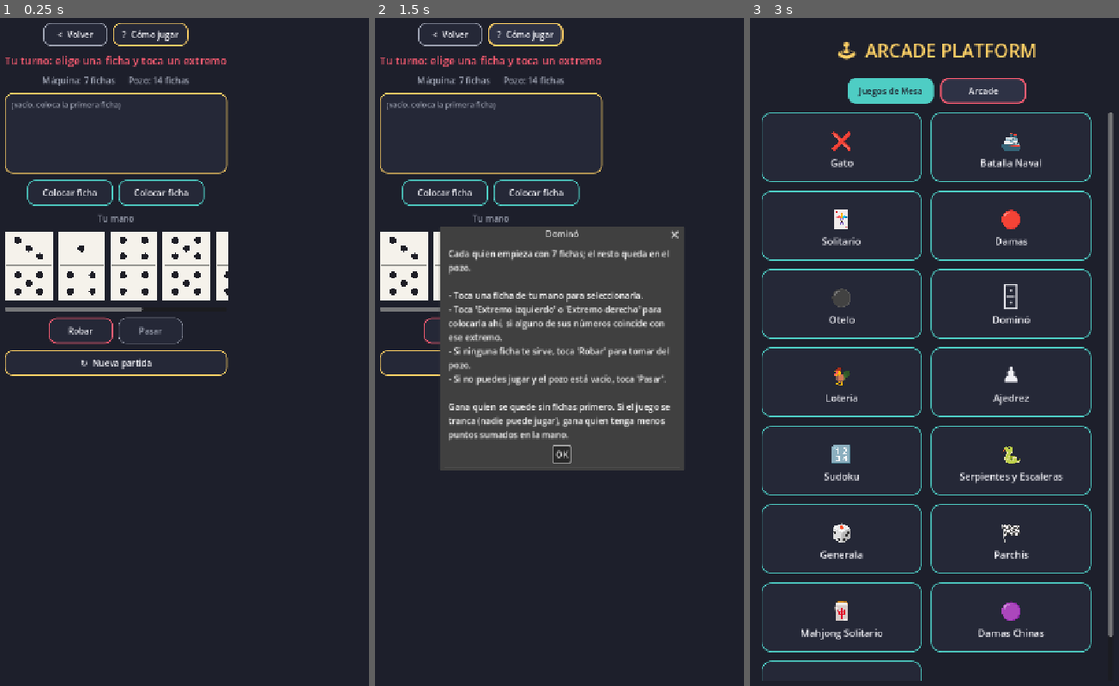
Above: before the commit, frames 1-3 (left to right).
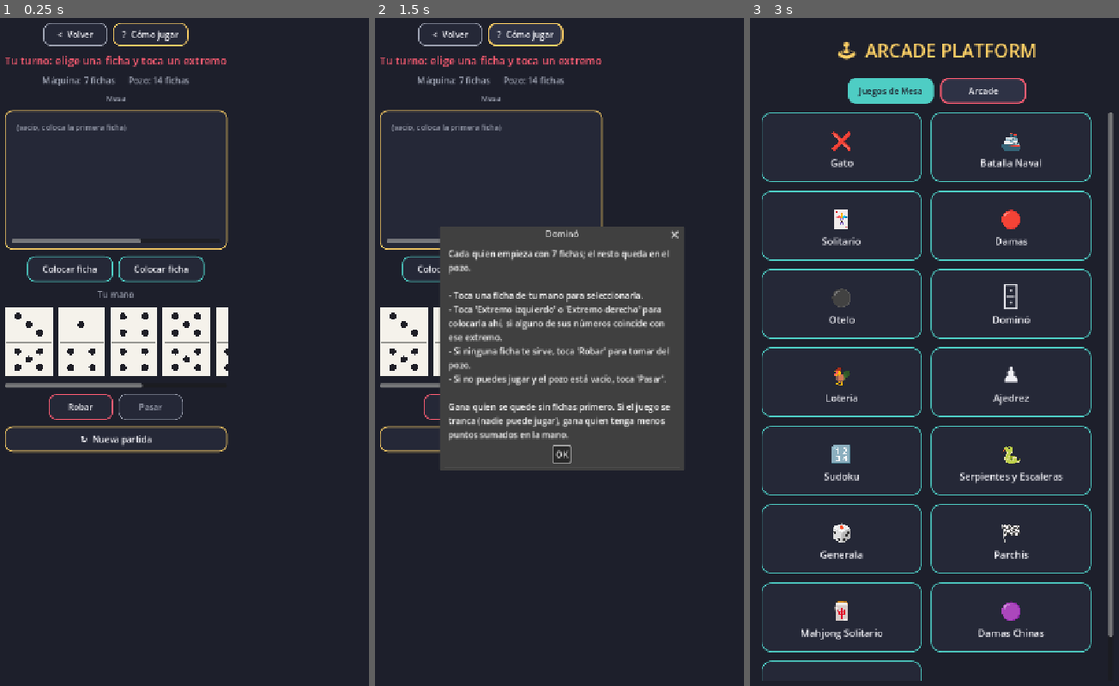
Above: after the commit, the same moments.

Repository: jfrodriguezva/Arcade
Game: Godot game, scene res://games/board/domino/domino.tscn
Two runs of this game, one before a commit and one after it. Both use one fixed random seed, a clock stepped at 60 frames per second and the inputs below. This scene is started directly instead of the project's main scene.
Inputs:
- Up to frame 1 (0.25 s): no input
- Up to frame 2 (1.5 s): click "? Cómo jugar" at 0.5 s; click "? Cómo jugar" at 1.25 s
- Up to frame 3 (3 s): click "OK" at 2 s; click "< Volver" at 2.75 s

The runs differ from the first frame. In frame 1, 13% of the frame differs, in the area x 1-62%, y 11-66%; in frame 2, 4.7%; in frame 3, nothing differs.

Commit message:
Domino: mesa con acomodo real tipo serpiente; Otelo: ritmo mas lento
Domino: la cadena ya no es una tira horizontal apretada. Ahora es un
canvas tipo mesa real: las fichas se acomodan de canto a canto y,
cuando la fila se llena, la cadena da vuelta y continua en la fila
de abajo (alternando sentido, como en una mesa fisica), con scroll
vertical si crece mucho. Fichas dobles se muestran en vertical.

Otelo: la maquina ahora "piensa" mas tiempo antes de mover (1.1s en
vez de 0.5s), hay una pausa visible despues de cada jugada (0.5-0.7s)
antes de pasar el turno, y la ficha colocada + todas las volteadas
hacen un pequeño "pop" (animacion de escala) para que se note el
cambio en vez de aparecer instantaneo.

Co-Authored-By: Claude Sonnet 5 <noreply@anthropic.com>

Diff:
--- a/games/board/domino/domino.gd
+++ b/games/board/domino/domino.gd
@@ -25,8 +25,14 @@
 var current_turn: String = "player"
 var game_over: bool = false
 
+const TABLE_W := 640.0
+const TILE_W := 64.0
+const TILE_H := 88.0
+const TILE_GAP := 5.0
+
 var status_label: Label
-var chain_row: HBoxContainer
+var chain_canvas: Control
+var chain_scroll: ScrollContainer
 var info_label: Label
 var hand_row: HBoxContainer
 var end_left_btn: Button
@@ -64,19 +70,21 @@
 	info_label = UIKit.title_label("", 16, UIKit.COLOR_TEXT_DIM)
 	vbox.add_child(info_label)
 
+	vbox.add_child(UIKit.title_label("Mesa", 14, UIKit.COLOR_TEXT_DIM))
+
 	var chain_panel := PanelContainer.new()
-	chain_panel.custom_minimum_size = Vector2(0, 150)
+	chain_panel.custom_minimum_size = Vector2(0, 260)
 	chain_panel.add_theme_stylebox_override("panel", UIKit.stylebox(UIKit.COLOR_PANEL, UIKit.COLOR_ACCENT_3, 14, 2))
 	vbox.add_child(chain_panel)
 	var chain_margin := MarginContainer.new()
 	for side: String in ["margin_left", "margin_right", "margin_top", "margin_bottom"]:
 		chain_margin.add_theme_constant_override(side, 10)
 	chain_panel.add_child(chain_margin)
-	var chain_scroll := ScrollContainer.new()
+	chain_scroll = ScrollContainer.new()
 	chain_margin.add_child(chain_scroll)
-	chain_row = HBoxContainer.new()
-	chain_row.add_theme_constant_override("separation", 3)
-	chain_scroll.add_child(chain_row)
+	chain_canvas = Control.new()
+	chain_canvas.custom_minimum_size = Vector2(TABLE_W, TILE_H + 20)
+	chain_scroll.add_child(chain_canvas)
 
 	var ends_row := HBoxContainer.new()
 	ends_row.alignment = BoxContainer.ALIGNMENT_CENTER
@@ -166,17 +174,7 @@
 
 
 func _redraw_all() -> void:
-	for child: Node in chain_row.get_children():
-		child.queue_free()
-	if chain.is_empty():
-		chain_row.add_child(UIKit.title_label("(vacío, coloca la primera ficha)", 14, UIKit.COLOR_TEXT_DIM))
-	else:
-		for tile: Dictionary in chain:
-			var t := DominoTile.new()
-			t.custom_minimum_size = Vector2(90, 128)
-			t.disabled = true
-			t.set_values(tile["a"], tile["b"], true)
-			chain_row.add_child(t)
+	_redraw_chain_table()
 
 	if chain.is_empty():
 		end_left_btn.text = "Colocar ficha"
@@ -201,6 +199,47 @@
 	var can_move: bool = _has_valid_move(player_hand)
 	draw_btn.disabled = game_over or current_turn != "player" or boneyard.is_empty()
 	pass_btn.disabled = game_over or current_turn != "player" or can_move or not boneyard.is_empty()
+
+
+func _redraw_chain_table() -> void:
+	for child: Node in chain_canvas.get_children():
+		child.queue_free()
+
+	if chain.is_empty():
+		chain_canvas.custom_minimum_size = Vector2(TABLE_W, TILE_H + 20)
+		var empty_lbl := UIKit.title_label("(vacío, coloca la primera ficha)", 14, UIKit.COLOR_TEXT_DIM)
+		empty_lbl.position = Vector2(10, 10)
+		chain_canvas.add_child(empty_lbl)
+		return
+
+	# Acomodo tipo "serpiente" como en una mesa real: las fichas se van
+	# colocando de canto a canto en fila; cuando la fila se llena, la
+	# cadena da vuelta y sigue en la fila de abajo (alternando sentido),
+	# en vez de amontonarse en una sola tira horizontal.
+	var cols_per_row: int = max(1, int(TABLE_W / (TILE_W + TILE_GAP)))
+	var row := 0
+	var col := 0
+	var direction := 1
+
+	for tile: Dictionary in chain:
+		var t := DominoTile.new()
+		t.custom_minimum_size = Vector2(TILE_W, TILE_H)
+		t.size = Vector2(TILE_W, TILE_H)
+		t.disabled = true
+		t.set_values(tile["a"], tile["b"], tile["a"] == tile["b"])
+
+		var display_col: int = col if direction == 1 else (cols_per_row - 1 - col)
+		t.position = Vector2(display_col * (TILE_W + TILE_GAP), row * (TILE_H + TILE_GAP))
+		chain_canvas.add_child(t)
+
+		col += 1
+		if col >= cols_per_row:
+			col = 0
+			row += 1
+			direction *= -1
+
+	var total_rows: int = row + 1
+	chain_canvas.custom_minimum_size = Vector2(TABLE_W, total_rows * (TILE_H + TILE_GAP) + 10)
 
 
 func _has_valid_move(hand: Array) -> bool:
--- a/games/board/othello/othello.gd
+++ b/games/board/othello/othello.gd
@@ -167,15 +167,16 @@
 	return moves
 
 
-func _place(x: int, y: int, owner: String) -> void:
-	_place_on(board, x, y, owner)
-
-
-func _place_on(b: Array, x: int, y: int, owner: String) -> void:
+func _place(x: int, y: int, owner: String) -> Array:
+	return _place_on(board, x, y, owner)
+
+
+func _place_on(b: Array, x: int, y: int, owner: String) -> Array:
 	var flips: Array = _flips_for_on(b, x, y, owner)
 	b[y][x] = owner
 	for p: Vector2i in flips:
 		b[p.y][p.x] = owner
+	return flips
 
 
 func _clone_board(b: Array) -> Array:
@@ -231,9 +232,17 @@
 	var owner: String = current_turn
 	if _flips_for(x, y, owner).is_empty():
 		return
-	_place(x, y, owner)
+	var flips: Array = _place(x, y, owner)
 	_redraw_all()
+	_animate_flips(x, y, flips)
+	await get_tree().create_timer(0.5).timeout
 	_begin_turn("bot" if owner == "player" else "player")
+
+
+func _animate_flips(x: int, y: int, flips: Array) -> void:
+	UIKit.pulse(piece_views[y][x])
+	for p: Vector2i in flips:
+		UIKit.pulse(piece_views[p.y][p.x])
 
 
 func _begin_turn(owner: String) -> void:
@@ -248,13 +257,14 @@
 		var who: String = _turn_label(owner)
 		status_label.text = "%s no tiene movimientos, se pasa el turno" % who
 		status_label.add_theme_color_override("font_color", UIKit.COLOR_TEXT_DIM)
+		await get_tree().create_timer(0.9).timeout
 		_begin_turn(other)
 		return
 
 	_update_turn_status(owner)
 
 	if mode == "pve" and owner == "bot":
-		await get_tree().create_timer(0.5).timeout
+		await get_tree().create_timer(1.1).timeout
 		_bot_move(moves)
 
 
@@ -286,8 +296,10 @@
 			chosen = _pick_greedy_move(moves)
 		_:
 			chosen = _pick_minimax_move(moves, 3)
-	_place(chosen.x, chosen.y, "bot")
+	var flips: Array = _place(chosen.x, chosen.y, "bot")
 	_redraw_all()
+	_animate_flips(chosen.x, chosen.y, flips)
+	await get_tree().create_timer(0.7).timeout
 	_begin_turn("player")
 
 
